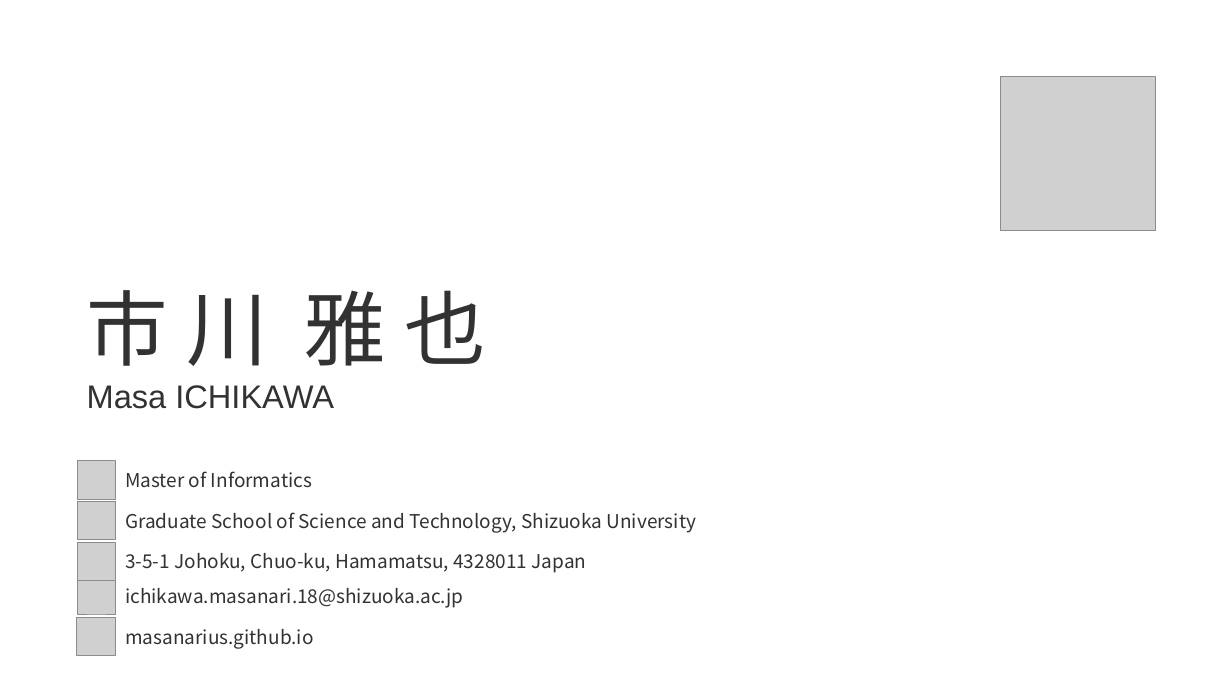
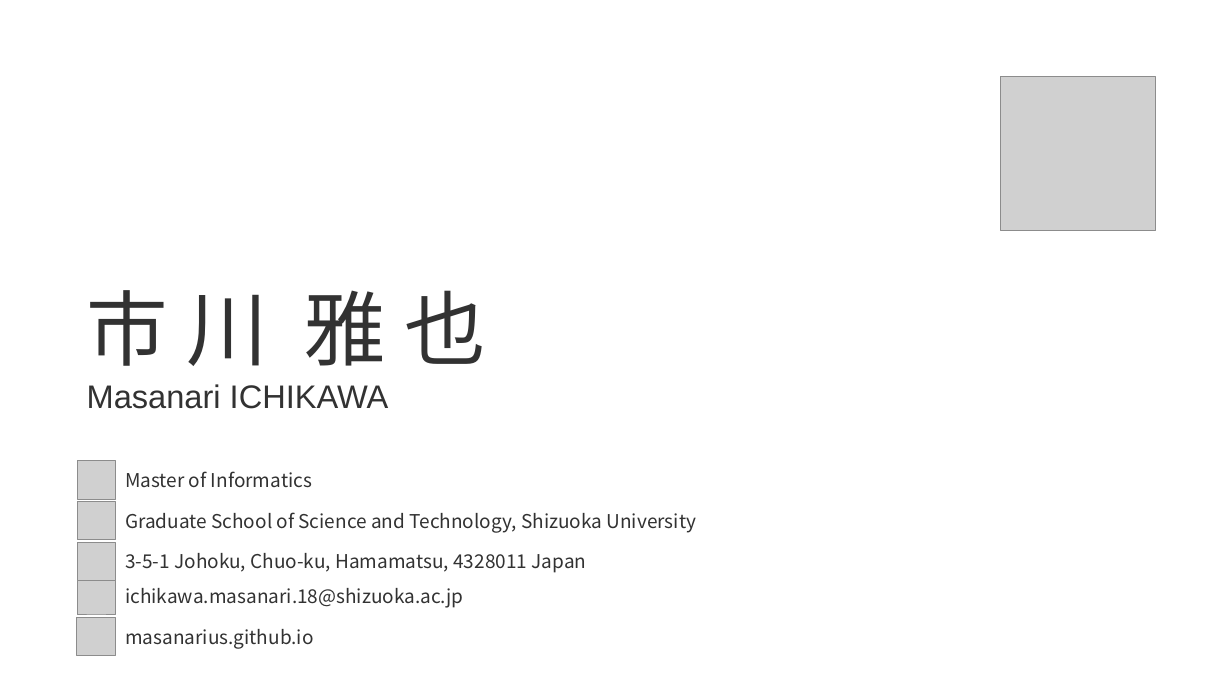
Before and after one commit to masanarius/masanarius.github.io, a slide deck: slide 3 of img/card/businesscard.pptx. Drawn at 1232x693 pixels with LibreOffice and Linux fonts; fonts in the diff are those of the drawing; grey boxes stand for pictures. Boxes give left, top, right and bottom in pixels: in the first picture for what was removed or moved away, otherwise in the second. Text is boxed around its words. In the diff, an @@ line names an element or a change of style, - is before the commit and + after.

```diff
--- a/img/card/businesscard.pptx
+++ b/img/card/businesscard.pptx
@@ text at (87, 384, 389, 409): text changed @@
-Masa ICHIKAWA
+Masanari ICHIKAWA
```
Also in this commit, not shown: 1 other slide changed, 2 other files.
